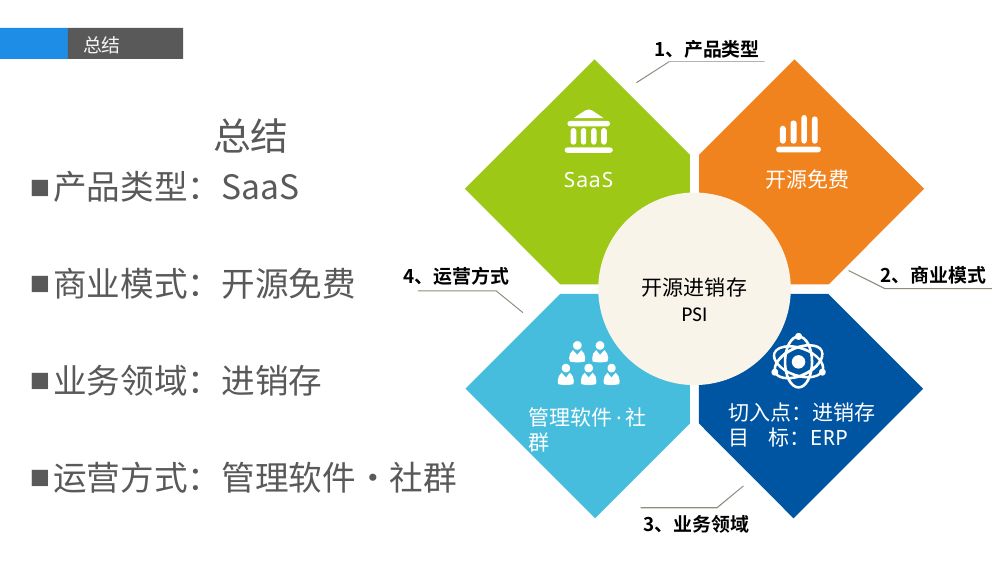
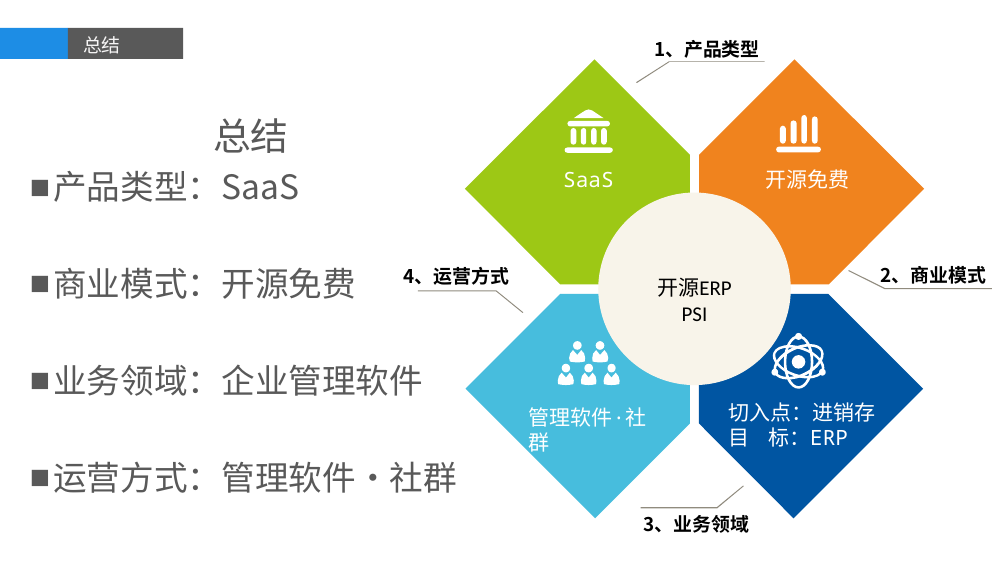
Before and after one commit to dongxf/PSI, a slide deck: slide 7 of doc/01 概要设计/PSI.pptx. Drawn at 1008x567 pixels with LibreOffice and Linux fonts; fonts in the diff are those of the drawing; background and template pictures are left out. Boxes give left, top, right and bottom in pixels: in the first picture for what was removed or moved away, otherwise in the second. Text is boxed around its words. In the diff, an @@ line names an element or a change of style, - is before the commit and + after.

```diff
--- a/doc/01 概要设计/PSI.pptx
+++ b/doc/01 概要设计/PSI.pptx
@@ text in ellipse at (657,278,732,297): text changed @@
-开源进销存
+开源ERP
@@ text at (53,365,423,396): text changed @@
-■ 业务领域：进销存
+■ 业务领域：企业管理软件
```
Also in this commit, not shown: 3 other slides changed.
